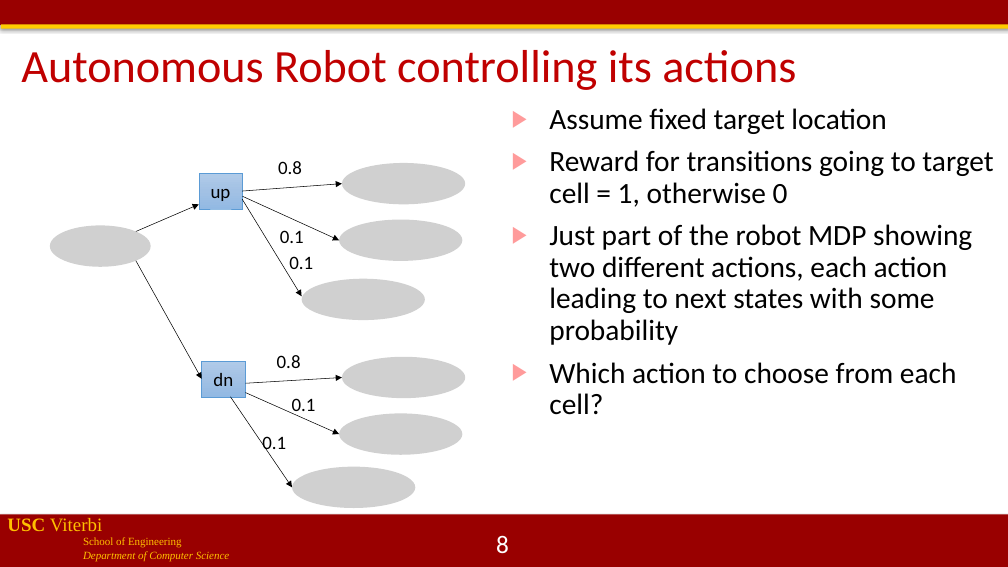
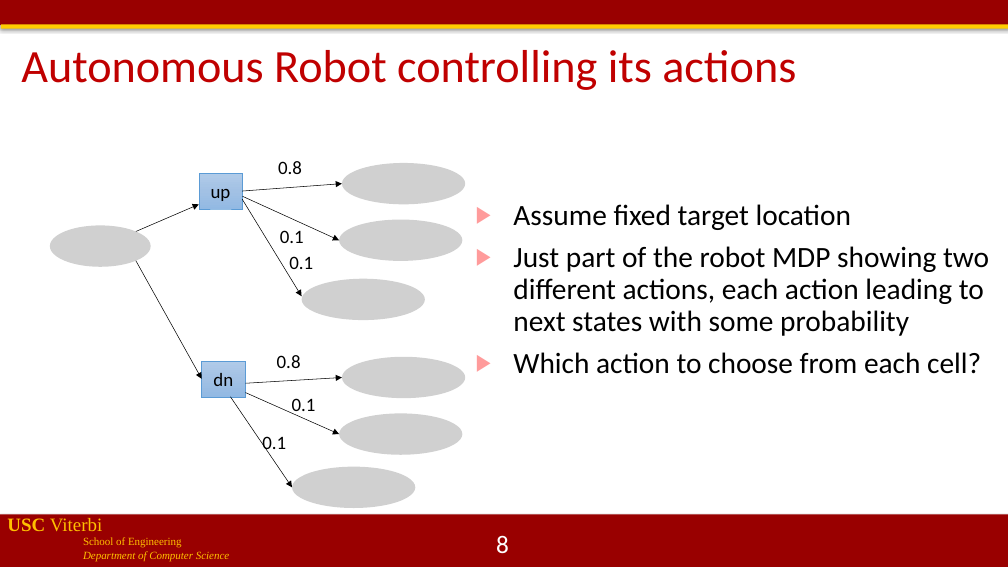
Before and after one commit to jdeshmukh/jdeshmukh.github.io, a slide deck: slide 8 of teaching/cs513slides/lecture12-RLDeepRL.pptx. Drawn at 1008x567 pixels with LibreOffice and Linux fonts; fonts in the diff are those of the drawing; grey boxes stand for pictures; background and template pictures are left out. Boxes give left, top, right and bottom in pixels: in the first picture for what was removed or moved away, otherwise in the second. Text is boxed around its words. In the diff, an @@ line names an element or a change of style, - is before the commit and + after.

```diff
--- a/teaching/cs513slides/lecture12-RLDeepRL.pptx
+++ b/teaching/cs513slides/lecture12-RLDeepRL.pptx
@@ text at box(549, 150, 993, 207): paragraph removed @@
-▶ Reward for transitions going to target cell = 1, otherwise 0
@@ text "Assume fixed target location": place and size @@
-text "Assume fixed target location" at box(549, 108, 993, 415)
+text "Assume fixed target location" at box(513, 204, 989, 374)
```
Also in this commit, not shown: 11 other slides changed, 2 slides added, 1 other file.
